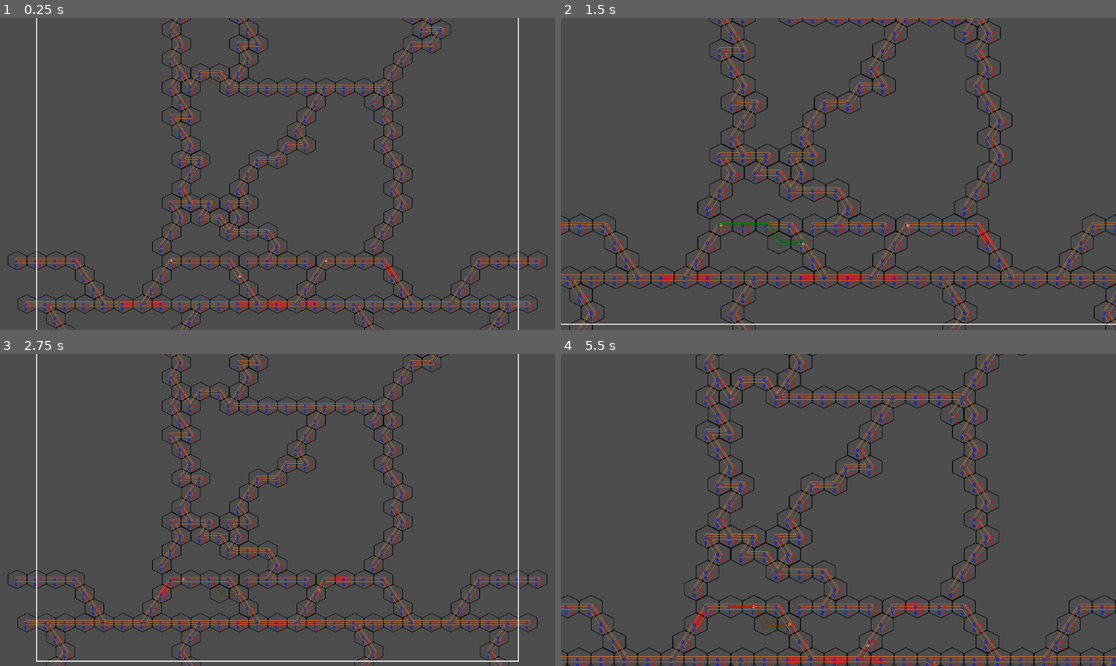
Above: before the commit, frames 1-4 (two rows, left to right).
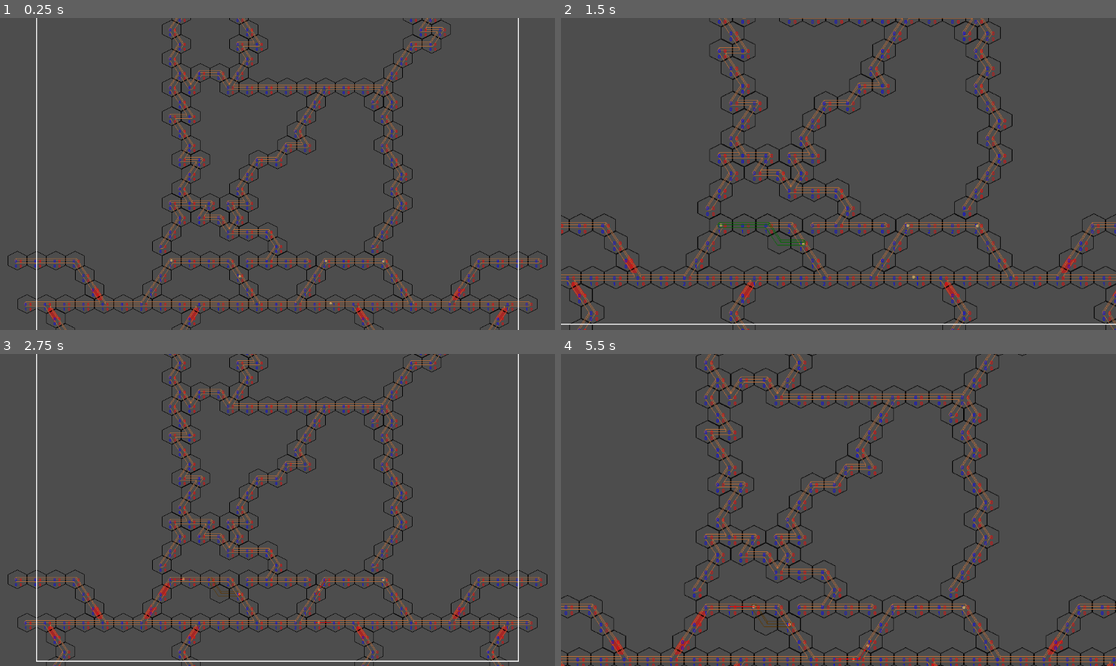
Above: after the commit, the same moments.

Repository: rjstebe/Trench-War
Game: Godot game, scene res://scenes/tile_map_test_scene.tscn
The game is run twice, just before and just after one commit, with the same random seed, the same clock (stepped at 60 frames per second) and the same inputs.
Inputs (mouse positions are in pixels of both pictures, inside the frame that each line leads up to):
- Up to frame 1 (0.25 s): no input
- Up to frame 2 (1.5 s): tap Enter at 0.5 s; move the mouse to (799, 276) at 0.52 s; hold Right (ui_right) 0.53-1.28 s; tap T (build_trench_hotkey) at 0.6 s; click (799, 276) at 0.67 s; tap Space at 1.25 s; move the mouse to (733, 261) at 1.27 s; hold Down (ui_down) from 1.28 s (still down); tap Mouse wheel up (cam_zoom_in) at 1.35 s; click (733, 261) at 1.42 s
- Up to frame 3 (2.75 s): tap Enter at 2 s; move the mouse to (344, 566) at 2.02 s; release Down (ui_down) at 2.03 s; hold Right (ui_right) from 2.03 s (still down); tap Mouse wheel down (cam_zoom_out) at 2.1 s; click (344, 566) at 2.17 s
- Up to frame 4 (5.5 s): tap Space at 2.75, 4.25 s; move the mouse to (810, 572) at 2.77 s; release Right (ui_right) at 2.78 s; hold Up (ui_up) 2.78-3.53 s; right-click (810, 572) at 2.85 s; click (810, 572) at 2.92 s; tap Enter at 3.5 s; move the mouse to (683, 397) at 3.52 s; hold Left (ui_left) 3.53-5.03 s; click (683, 397) at 3.6 s; move the mouse to (749, 382) at 4.27 s; tap T (build_trench_hotkey) at 4.35 s; click (749, 382) at 4.42 s; move the mouse to (866, 510) at 5.02 s; hold Down (ui_down) from 5.03 s (still down); tap Mouse wheel up (cam_zoom_in) at 5.1 s; click (866, 510) at 5.17 s

The runs differ from the first frame. In frame 1, 0.6% of the frame differs, in the area x 4-96%, y 77-98%; in frame 2, 0.9%, in the area x 1-100%, y 66-91%; in frame 3, 0.6%; in frame 4, 0.6%.

Commit message:
Fix bug where newly created hexes did not properly initialize their respective vision counts

Diff:
--- a/scenes/tile_map_test_scene.tscn
+++ b/scenes/tile_map_test_scene.tscn
@@ -1322,6 +1322,12 @@
 [node name="Rifleman3" parent="PlayerManager" instance=ExtResource("3_flvlc")]
 position = Vector2(1201, 1662)
 
+[node name="Rifleman4" parent="PlayerManager" instance=ExtResource("3_flvlc")]
+position = Vector2(1440, 1663)
+
+[node name="Rifleman5" parent="PlayerManager" instance=ExtResource("3_flvlc")]
+position = Vector2(1221, 1838)
+
 [node name="EnemyManager" type="Node" parent="."]
 script = ExtResource("4_8fovb")
 side = 1
@@ -1332,6 +1338,18 @@
 
 [node name="Rifleman2" parent="EnemyManager" instance=ExtResource("3_flvlc")]
 position = Vector2(642, 100)
+side = 1
+
+[node name="Rifleman3" parent="EnemyManager" instance=ExtResource("3_flvlc")]
+position = Vector2(1524, 220)
+side = 1
+
+[node name="Rifleman4" parent="EnemyManager" instance=ExtResource("3_flvlc")]
+position = Vector2(836, 282)
+side = 1
+
+[node name="Rifleman5" parent="EnemyManager" instance=ExtResource("3_flvlc")]
+position = Vector2(1083, 161)
 side = 1
 
 [connection signal="trench_vision_updated" from="BuildingGrid" to="PlayerManager" method="_on_trench_vision_updated"]
@@ -1348,6 +1366,14 @@
 [connection signal="soldier_entered_hex" from="PlayerManager/Rifleman3" to="PlayerManager" method="_on_soldier_enter_hex"]
 [connection signal="soldier_left_hex" from="PlayerManager/Rifleman3" to="BuildingGrid" method="_on_soldier_leave_hex"]
 [connection signal="soldier_left_hex" from="PlayerManager/Rifleman3" to="PlayerManager" method="_on_soldier_leave_hex"]
+[connection signal="soldier_entered_hex" from="PlayerManager/Rifleman4" to="BuildingGrid" method="_on_soldier_enter_hex"]
+[connection signal="soldier_entered_hex" from="PlayerManager/Rifleman4" to="PlayerManager" method="_on_soldier_enter_hex"]
+[connection signal="soldier_left_hex" from="PlayerManager/Rifleman4" to="BuildingGrid" method="_on_soldier_leave_hex"]
+[connection signal="soldier_left_hex" from="PlayerManager/Rifleman4" to="PlayerManager" method="_on_soldier_leave_hex"]
+[connection signal="soldier_entered_hex" from="PlayerManager/Rifleman5" to="BuildingGrid" method="_on_soldier_enter_hex"]
+[connection signal="soldier_entered_hex" from="PlayerManager/Rifleman5" to="PlayerManager" method="_on_soldier_enter_hex"]
+[connection signal="soldier_left_hex" from="PlayerManager/Rifleman5" to="BuildingGrid" method="_on_soldier_leave_hex"]
+[connection signal="soldier_left_hex" from="PlayerManager/Rifleman5" to="PlayerManager" method="_on_soldier_leave_hex"]
 [connection signal="soldier_entered_hex" from="EnemyManager/Rifleman" to="BuildingGrid" method="_on_soldier_enter_hex"]
 [connection signal="soldier_entered_hex" from="EnemyManager/Rifleman" to="EnemyManager" method="_on_soldier_enter_hex"]
 [connection signal="soldier_left_hex" from="EnemyManager/Rifleman" to="BuildingGrid" method="_on_soldier_leave_hex"]
@@ -1356,3 +1382,15 @@
 [connection signal="soldier_entered_hex" from="EnemyManager/Rifleman2" to="EnemyManager" method="_on_soldier_enter_hex"]
 [connection signal="soldier_left_hex" from="EnemyManager/Rifleman2" to="BuildingGrid" method="_on_soldier_leave_hex"]
 [connection signal="soldier_left_hex" from="EnemyManager/Rifleman2" to="EnemyManager" method="_on_soldier_leave_hex"]
+[connection signal="soldier_entered_hex" from="EnemyManager/Rifleman3" to="BuildingGrid" method="_on_soldier_enter_hex"]
+[connection signal="soldier_entered_hex" from="EnemyManager/Rifleman3" to="EnemyManager" method="_on_soldier_enter_hex"]
+[connection signal="soldier_left_hex" from="EnemyManager/Rifleman3" to="BuildingGrid" method="_on_soldier_leave_hex"]
+[connection signal="soldier_left_hex" from="EnemyManager/Rifleman3" to="EnemyManager" method="_on_soldier_leave_hex"]
+[connection signal="soldier_entered_hex" from="EnemyManager/Rifleman4" to="BuildingGrid" method="_on_soldier_enter_hex"]
+[connection signal="soldier_entered_hex" from="EnemyManager/Rifleman4" to="EnemyManager" method="_on_soldier_enter_hex"]
+[connection signal="soldier_left_hex" from="EnemyManager/Rifleman4" to="BuildingGrid" method="_on_soldier_leave_hex"]
+[connection signal="soldier_left_hex" from="EnemyManager/Rifleman4" to="EnemyManager" method="_on_soldier_leave_hex"]
+[connection signal="soldier_entered_hex" from="EnemyManager/Rifleman5" to="BuildingGrid" method="_on_soldier_enter_hex"]
+[connection signal="soldier_entered_hex" from="EnemyManager/Rifleman5" to="EnemyManager" method="_on_soldier_enter_hex"]
+[connection signal="soldier_left_hex" from="EnemyManager/Rifleman5" to="BuildingGrid" method="_on_soldier_leave_hex"]
+[connection signal="soldier_left_hex" from="EnemyManager/Rifleman5" to="EnemyManager" method="_on_soldier_leave_hex"]
--- a/scripts/building_grid.gd
+++ b/scripts/building_grid.gd
@@ -67,6 +67,7 @@
 			soldier_vision_label.get_child(0).set("theme_override_colors/font_color",side_colors[side])
 			soldier_vision_label.get_child(0).text = "0"
 			soldier_vision_debug_labels[side][hex_position] = soldier_vision_label
+			trench_pathfinding._get_or_init_point(hex_position)
 
 func _modify_soldier_count(hex_position:Vector2i, side:PlayerManager.Side, change:int):
 	soldier_counts[side][hex_position] += change
